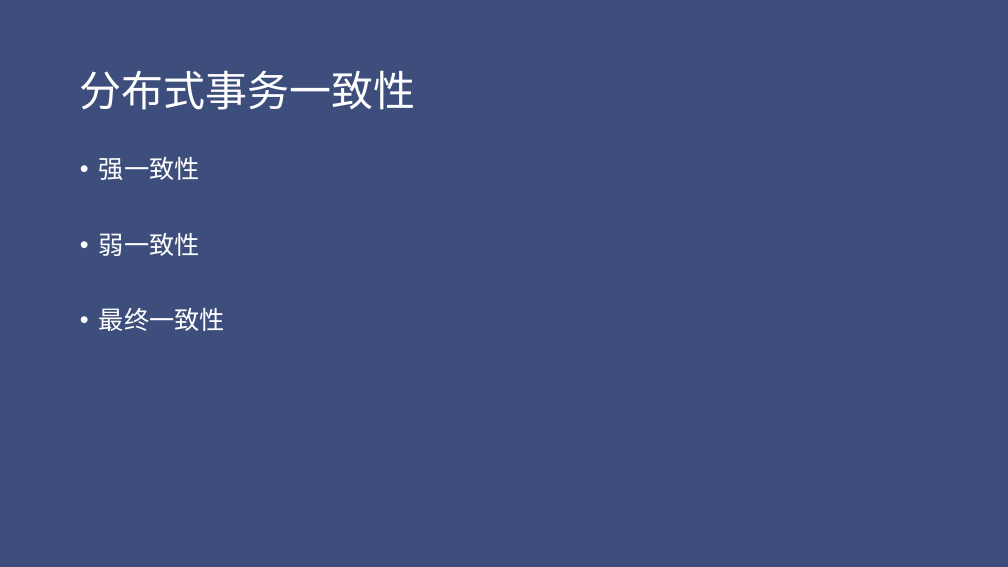
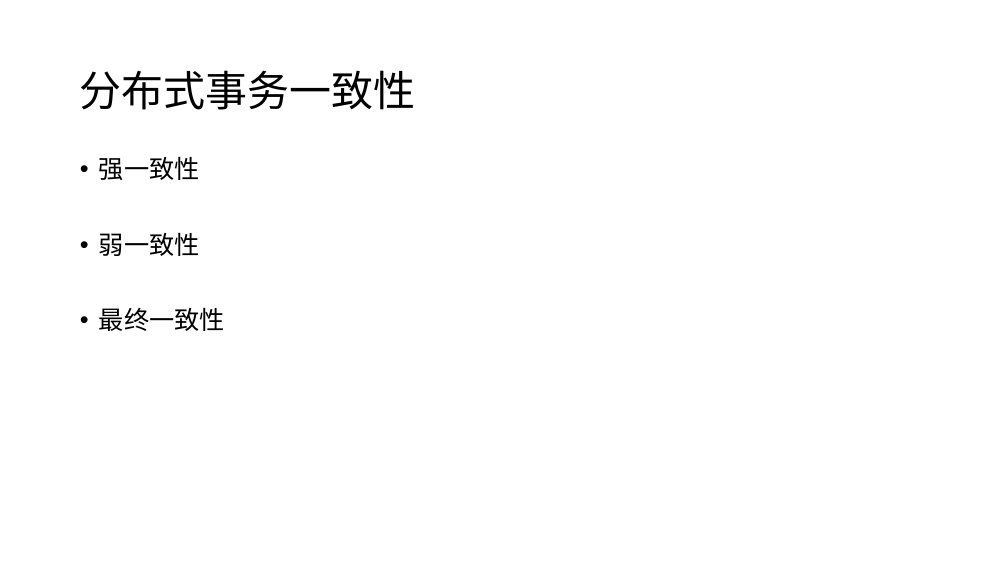
Before and after one commit to jungle0127/springcloudstudy, a slide deck: slide 13 of docs/distributedsystemtransaction.pptx. Drawn at 1008x567 pixels with LibreOffice and Linux fonts; fonts in the diff are those of the drawing. Boxes give left, top, right and bottom in pixels: in the first picture for what was removed or moved away, otherwise in the second. Text is boxed around its words. In the diff, an @@ line names an element or a change of style, - is before the commit and + after.

Commit message:
updated master style of slides

```diff
--- a/docs/distributedsystemtransaction.pptx
+++ b/docs/distributedsystemtransaction.pptx
@@ background #3E4E7C to #FFFFFF @@
@@ title "分布式事务一致性" at bbox=[80, 70, 416, 110]: text colour #FFFFFF to #000000 @@
@@ text "强一致性" at bbox=[99, 156, 225, 331]: text colour #FFFFFF to #000000 @@
```
Also in this commit, not shown: 90 other slides changed, 1 slide added, 1 slide removed.
